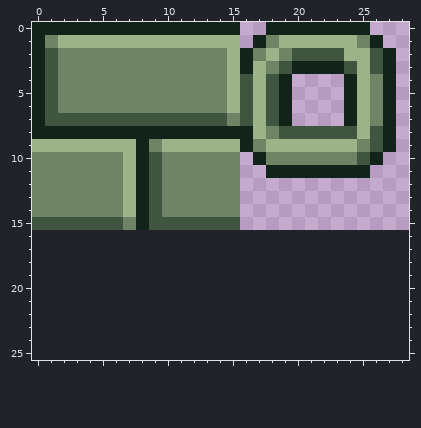
Two states of a pixel-art sprite, dest/images/control.png. The first picture shows the starting point.
The file is 32x16 pixels. Shown: x 0..28, y 0..25. The old version is drawn lined up with the new one, on the new canvas.
After:
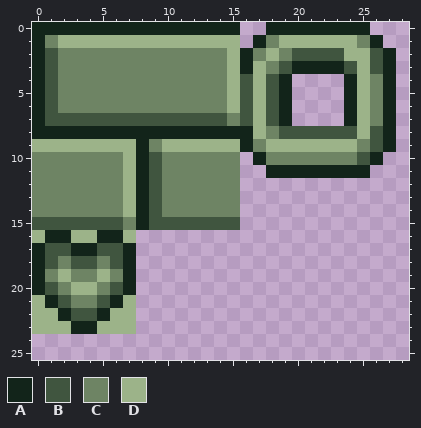
Palette (. is transparent): A #12241a  B #40553f  C #6e8464  D #9cb389
Edits made:
canvas 32x16 -> 32x32
There is now colour A in row 16 at x 1 to 2 and 5 to 6; in row 17 at x 0, 3 to 4 and 7; in rows 18 to 20 at x 0 and 7; in row 21 at x 1 and 6; in row 22 at x 2 and 5; in row 23 at x 3 to 4.
There is now colour B in row 17 at x 1 to 2 and 5 to 6; in row 18 at x 1, 3 to 4 and 6; in row 20 at x 1 and 6; in row 21 at x 2 and 5; in row 22 at x 3 to 4.
There is now colour C in row 18 at x 2 and 5; in row 19 at x 1, 3 to 4 and 6; in row 20 at x 2 and 5; in row 21 at x 3 to 4.
There is now colour D in row 16 at x 0, 3 to 4 and 7; in row 19 at x 2 and 5; in row 20 at x 3 to 4; in row 21 at x 0 and 7; in row 22 at x 0 to 1 and 6 to 7; in row 23 at x 0 to 2 and 5 to 7.
Boxes around the changes in both pictures, in picture pixels (x1, y1, x2, y2):
added: (32, 230, 136, 334)
